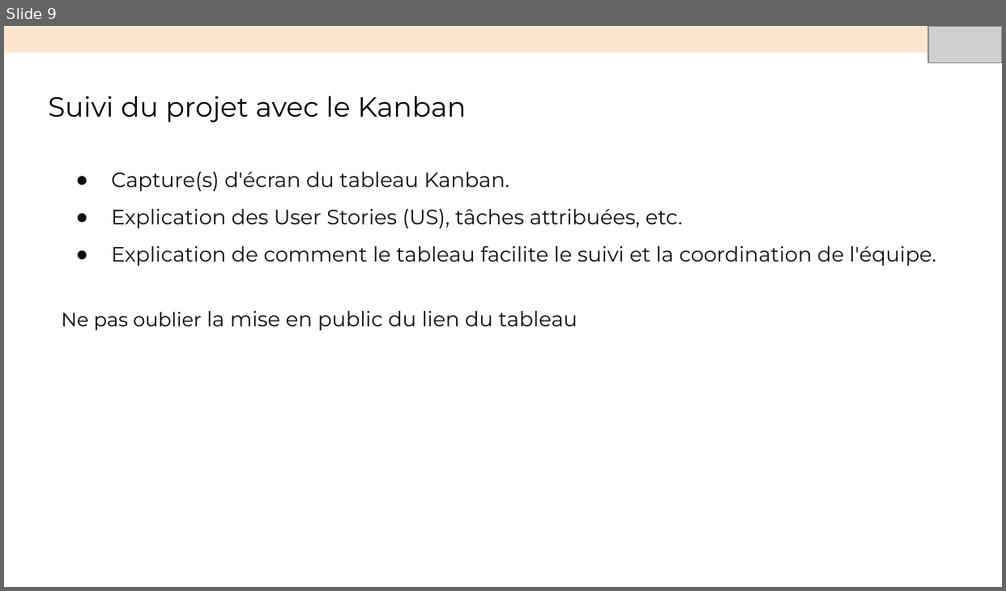
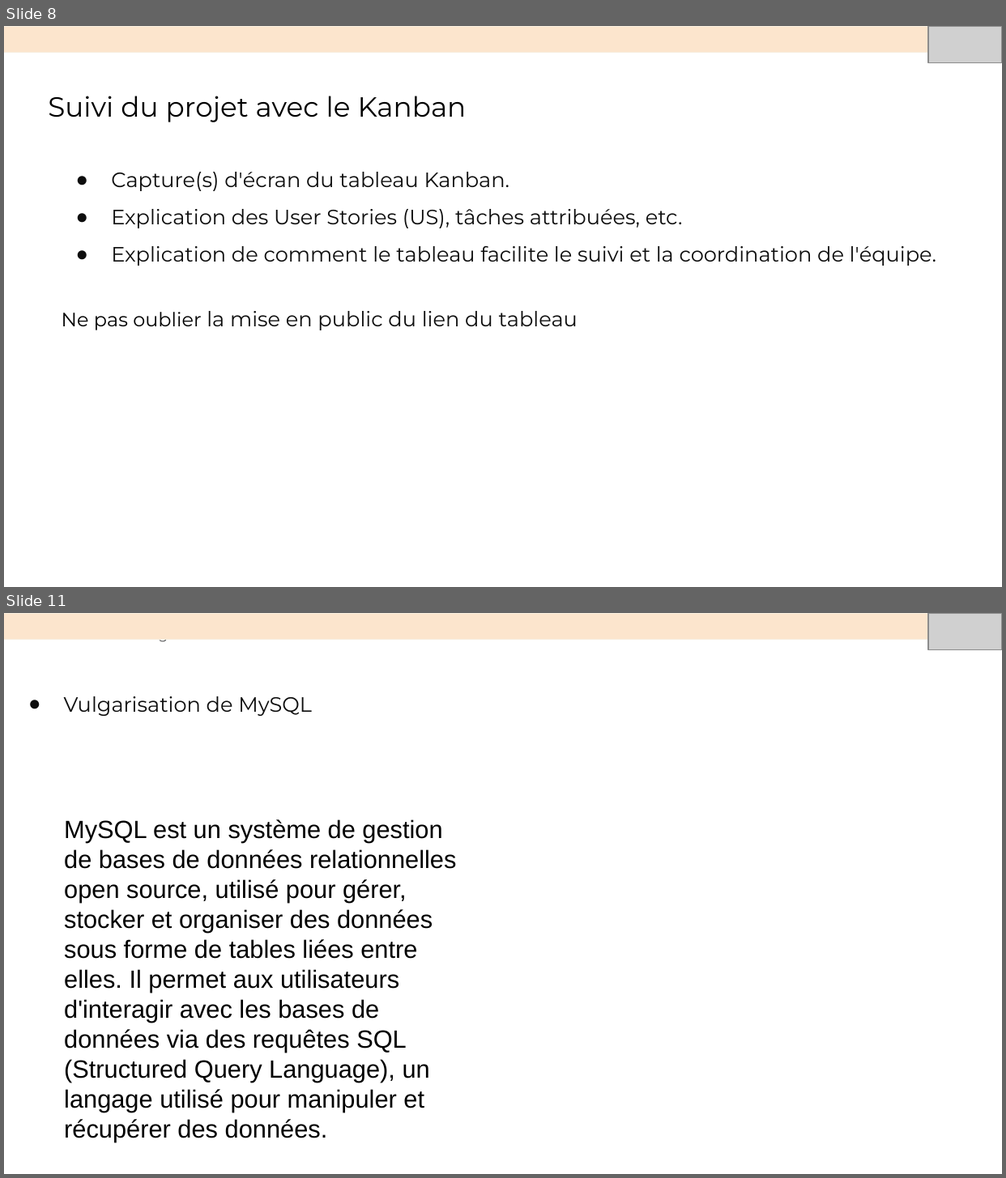
Before and after one commit to Nasus-Stackman/Projet7, a slide deck: Présentation.odp. Shown one above the other, each under a label of ours: slide 9 before the commit, slides 8 and 11 after it; the slides between them are not shown. The pictures are 1006x591 and 1006x1178 pixels, drawn with LibreOffice and Linux fonts; fonts in the diff are those of the drawing; grey boxes stand for pictures. Boxes give left, top, right and bottom in pixels: in the first picture for what was removed or moved away, otherwise in the second. Text is boxed around its words. In the diff, an @@ line names an element or a change of style, - is before the commit and + after.

```diff
--- a/Présentation.odp
+++ b/Présentation.odp
@@ slide 11 added at (4,613,1002,1174), background #FFFFFF @@
@@ rectangle added at (4,613,1002,639), fill #FCE5CD, outline #F7EDDE 0.74 pt @@
@@ picture added at (928,613,1002,650) @@
@@ text added at (128,640,177,643), 10 pt, text #595959 @@
+Présentation de l’usage du no-code
@@ text added at (64,696,312,716), 15 pt, text #0D0D0D @@
+● Vulgarisation de MySQL
@@ text added at (64,820,456,1142), 18 pt, text #000000 @@
+MySQL est un système de gestion de bases de données relationnelles open source, utilisé pour gérer, stocker et organiser des données sous forme de tables liées entre elles. Il permet aux utilisateurs d'interagir avec les bases de données via des requêtes SQL (Structured Query Language), un langage utilisé pour manipuler et récupérer des données.
@@ what was slide 9 is now slide 8 @@
```
Also in this commit, not shown: 1 slide changed, 1 other slide added, 1 slide removed.
